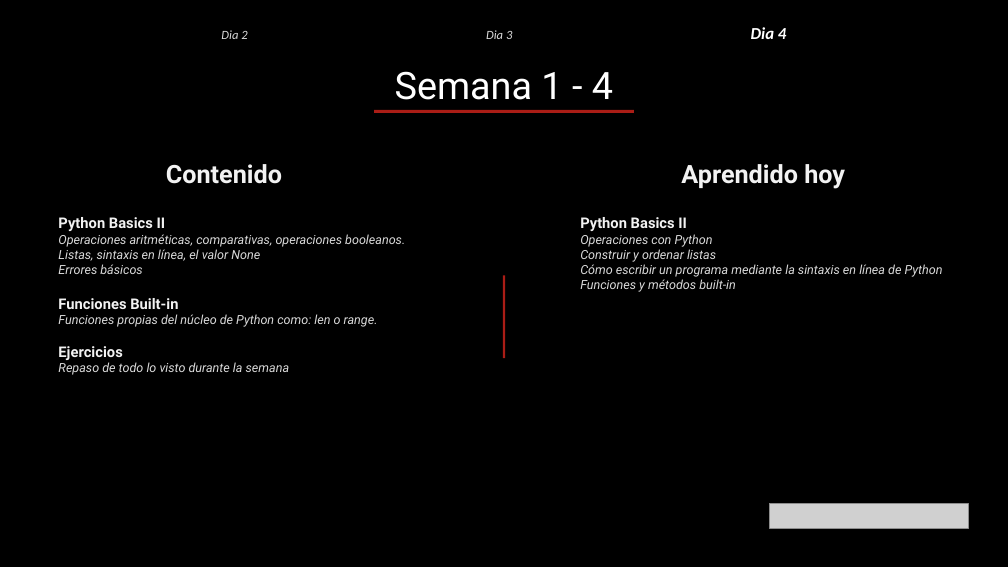
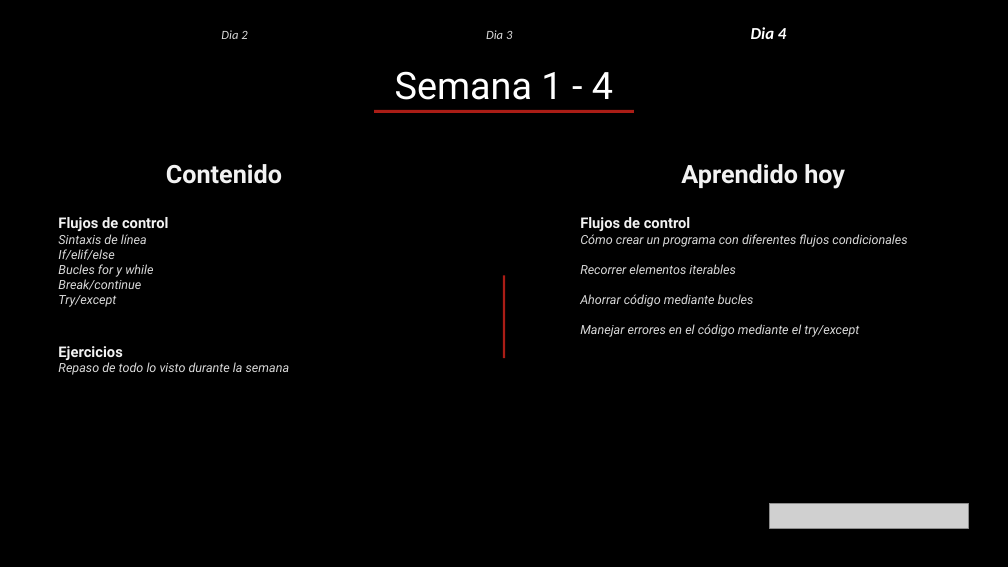
Before and after one commit to miriamdreyer/thebridge, a slide deck: slide 5 of 0_Ramp_Up/documentos/Data Science - Ramp Up - Contenidos.pptx. Drawn at 1008x567 pixels with LibreOffice and Linux fonts; fonts in the diff are those of the drawing; grey boxes stand for pictures. Boxes give left, top, right and bottom in pixels: in the first picture for what was removed or moved away, otherwise in the second. Text is boxed around its words. In the diff, an @@ line names an element or a change of style, - is before the commit and + after.

```diff
--- a/0_Ramp_Up/documentos/Data Science - Ramp Up - Contenidos.pptx
+++ b/0_Ramp_Up/documentos/Data Science - Ramp Up - Contenidos.pptx
@@ text at [58, 217, 169, 307]: text changed @@
-Python Basics II
-Operaciones aritméticas, comparativas, operaciones booleanos.
-Listas, sintaxis en línea, el valor None
-Errores básicos
-Funciones Built-in
-Funciones propias del núcleo de Python como: len o range.
+Flujos de control
+Sintaxis de línea
+If/elif/else
+Bucles for y while
+Break/continue
+Try/except
@@ text at [580, 217, 907, 337]: text changed @@
-Python Basics II
-Operaciones con Python
-Construir y ordenar listas
-Cómo escribir un programa mediante la sintaxis en línea de Python
-Funciones y métodos built-in
+Flujos de control
+Cómo crear un programa con diferentes flujos condicionales
+Recorrer elementos iterables
+Ahorrar código mediante bucles
+Manejar errores en el código mediante el try/except
```
Also in this commit, not shown: 3 other slides changed, 5 other files.
